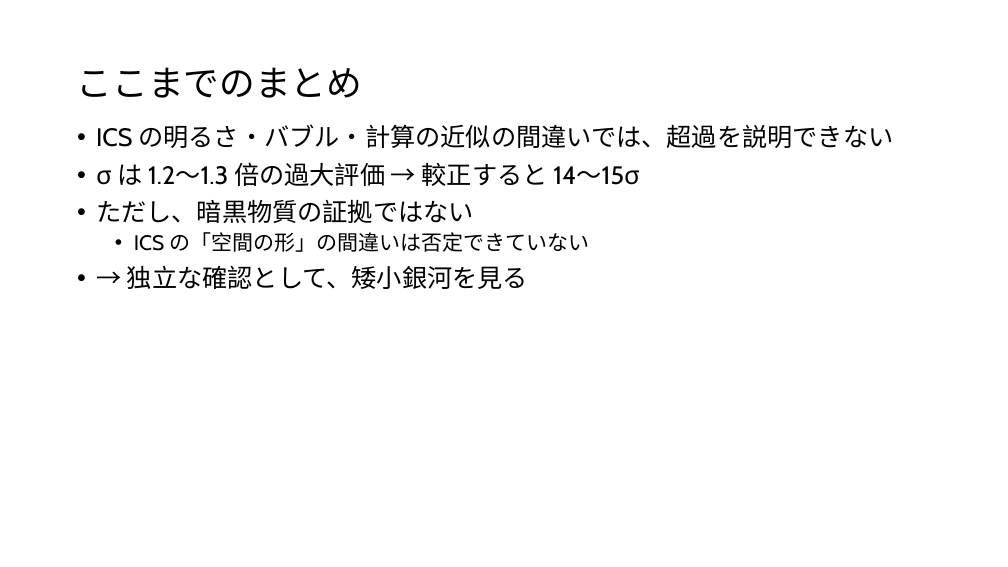
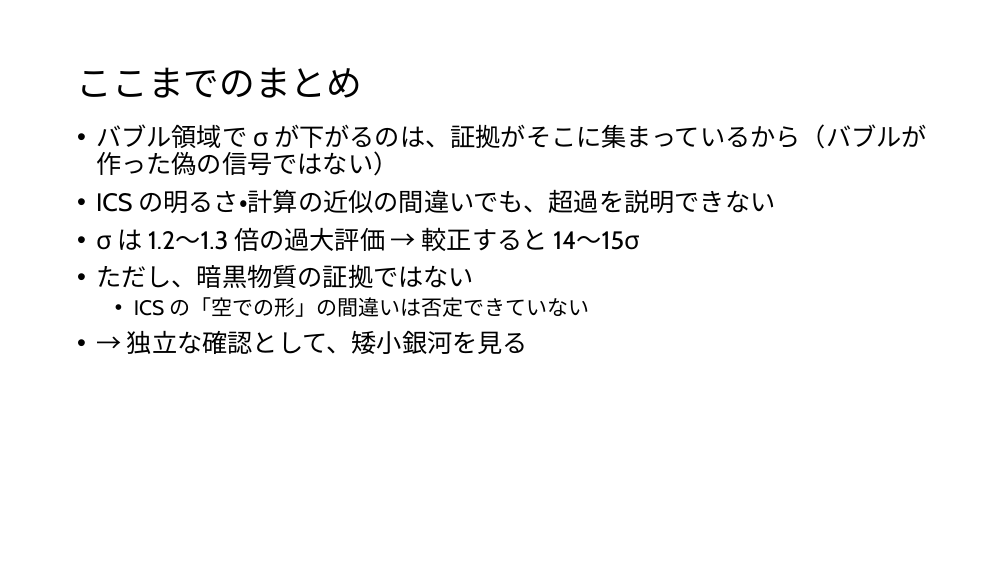
Before and after one commit to Mikann20041029/darkmatter-slides, a slide deck: slide 27 of slides/2026-10-03_研究進捗報告_claude_夕方版.pptx. Drawn at 1008x567 pixels with LibreOffice and Linux fonts; fonts in the diff are those of the drawing. Boxes give left, top, right and bottom in pixels: in the first picture for what was removed or moved away, otherwise in the second. Text is boxed around its words. In the diff, an @@ line names an element or a change of style, - is before the commit and + after.

```diff
--- a/slides/2026-10-03_研究進捗報告_claude_夕方版.pptx
+++ b/slides/2026-10-03_研究進捗報告_claude_夕方版.pptx
@@ text at (96, 124, 927, 213): text changed @@
-• ICS の明るさ・バブル・計算の近似の間違いでは、超過を説明できない
+• バブル領域で σ が下がるのは、証拠がそこに集まっているから（バブルが作った偽の信号ではない）
+• ICS の明るさ・計算の近似の間違いでも、超過を説明できない
@@ text at (134, 297, 590, 317): text changed @@
-  • ICS の「空間の形」の間違いは否定できていない
+  • ICS の「空での形」の間違いは否定できていない
```
Also in this commit, not shown: 26 other slides changed, 1 slide added.
